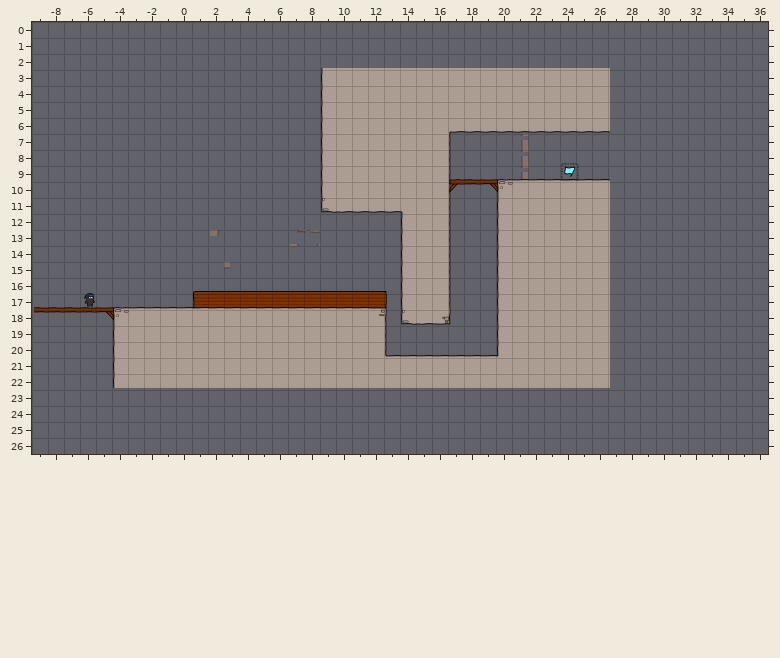
Two versions of a level (Tiled map, raw/levelconverter/maps/l03.tmx). The picture above was drawn from the file before the commit.
Cells are 40x40 px. Shown: x -9..36, y 0..26. The old version is drawn lined up with the new one.
Once edited:
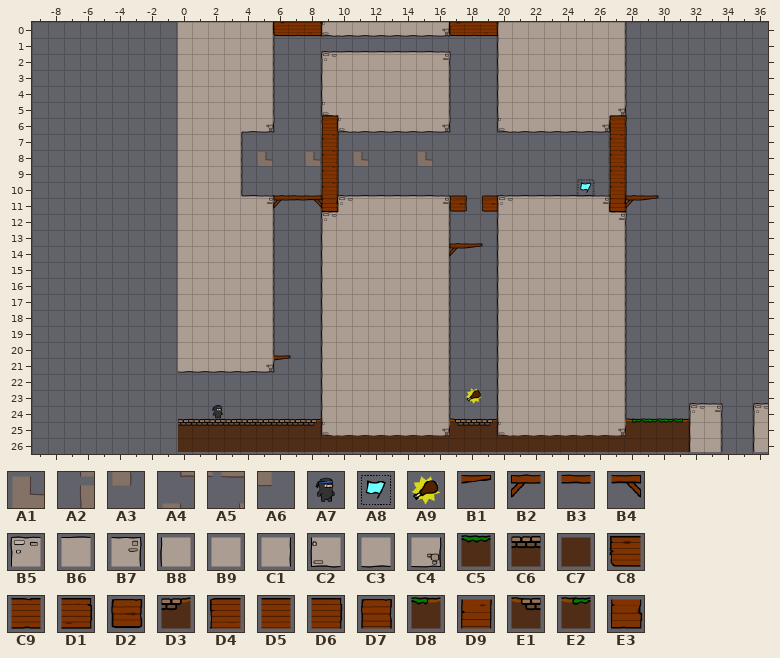
Key: from "background": A1 5, A2 10, A3 25, A4 30, A5 31, A6 42; from "objectpalette": A7 0, A8 1, A9 13; from "world1": B1 7, B2 12, B3 13, B4 14, B5 32, B6 33, B7 34, B8 40, B9 41, C1 42, C2 48, C3 49, C4 50, C5 65, C6 69, C7 77, C8 88, C9 89, D1 90, D2 91, D3 93, D4 96, D5 97, D6 98, D7 99, D8 101, D9 107, E1 108, E2 109, E3 115.
__ is an empty cell, .. an unchanged one.
Diff:
map size 36x20 -> 37x27 cells (old content now starts at -9,3; both pictures use the new coordinates)
--- layer "bg"
@@ x 5..21 @@
- 7 .. .. .. .. .. .. .. .. A1 .. .. A1 .. .. .. .. A2
- 8 __ .. .. __ .. .. __ .. .. .. __ .. .. .. .. .. A2
- 9 .. .. .. .. .. .. .. .. .. .. .. .. .. .. .. .. A2
+ 7 .. .. .. .. .. .. .. .. __ .. .. __ .. .. .. .. __
+ 8 A1 .. .. A1 .. .. A1 .. .. .. A1 .. .. .. .. .. __
+ 9 .. .. .. .. .. .. .. .. .. .. .. .. .. .. .. .. __
@@ x 2..8 @@
-13 A3 .. .. .. .. A4 A5
+13 __ .. .. .. .. __ __
@@ x 3..3 @@
-15 A6
+15 __
--- layer "walls"
@@ x -9..36 @@
- 0 .. .. .. .. .. .. .. .. .. __ __ __ __ __ __ __ __ __ __ __ __ __ __ __ __ __ __ __ __ __ __ __ __ __ __ __ __ .. .. .. .. .. .. .. .. ..
- 1 .. .. .. .. .. .. .. .. .. __ __ __ __ __ __ .. .. .. .. .. .. .. .. .. .. .. .. .. .. __ __ __ __ __ __ __ __ .. .. .. .. .. .. .. .. ..
- 2 .. .. .. .. .. .. .. .. .. __ __ __ __ __ __ .. .. .. __ __ __ __ __ __ __ __ .. .. .. __ __ __ __ __ __ __ __ .. .. .. .. .. .. .. .. ..
- 3 .. .. .. .. .. .. .. .. .. __ __ __ __ __ __ .. .. .. .. .. .. .. .. .. .. B9 B9 B9 B9 B9 .. .. .. .. .. .. __ .. .. .. .. .. .. .. .. ..
- 4 .. .. .. .. .. .. .. .. .. __ __ __ __ __ __ .. .. .. .. .. .. .. .. .. .. B9 B9 B9 B9 B9 .. .. .. .. .. .. __ .. .. .. .. .. .. .. .. ..
- 5 .. .. .. .. .. .. .. .. .. __ __ __ __ __ __ .. .. .. B8 .. .. .. .. .. .. B9 B9 B9 B9 B9 .. .. .. .. .. .. __ .. .. .. .. .. .. .. .. ..
- 6 .. .. .. .. .. .. .. .. .. __ __ __ __ __ __ .. .. .. B8 B9 B9 B9 B9 B9 B9 B9 C3 C3 C3 C3 .. .. .. .. .. C3 __ .. .. .. .. .. .. .. .. ..
- 7 .. .. .. .. .. .. .. .. .. __ __ __ __ .. .. .. .. .. B8 B9 B9 B9 B9 B9 B9 C1 .. .. .. .. .. .. .. .. .. .. __ .. .. .. .. .. .. .. .. ..
- 8 .. .. .. .. .. .. .. .. .. __ __ __ __ .. .. .. .. .. B8 B9 B9 B9 B9 B9 B9 C1 .. .. .. .. .. .. .. .. .. .. __ .. .. .. .. .. .. .. .. ..
- 9 .. .. .. .. .. .. .. .. .. __ __ __ __ .. .. .. .. .. B8 B9 B9 B9 B9 B9 B9 C1 .. .. .. .. .. .. .. .. .. .. __ .. .. .. .. .. .. .. .. ..
-10 .. .. .. .. .. .. .. .. .. __ __ __ __ .. .. .. .. .. B8 B9 B9 B9 B9 B9 B9 C1 B2 B3 B4 B5 B6 B6 B6 B6 B6 B6 __ .. .. .. .. .. .. .. .. ..
-11 .. .. .. .. .. .. .. .. .. __ __ __ __ __ __ __ __ __ C2 C3 C3 C3 C3 B9 B9 C1 __ .. __ B8 B9 B9 B9 B9 B9 B9 __ __ __ .. .. .. .. .. .. ..
-12 .. .. .. .. .. .. .. .. .. __ __ __ __ __ __ .. .. .. __ __ __ __ __ B8 .. .. .. .. .. .. .. .. .. .. .. .. __ .. .. .. .. .. .. .. .. ..
-13 .. .. .. .. .. .. .. .. .. __ __ __ __ __ __ .. .. .. __ __ __ __ __ B8 .. .. .. .. .. .. .. .. .. .. .. .. __ .. .. .. .. .. .. .. .. ..
-14 .. .. .. .. .. .. .. .. .. __ __ __ __ __ __ .. .. .. __ __ __ __ __ B8 .. .. __ __ .. .. .. .. .. .. .. .. __ .. .. .. .. .. .. .. .. ..
-15 .. .. .. .. .. .. .. .. .. __ __ __ __ __ __ .. .. .. __ __ __ __ __ B8 .. .. .. .. .. .. .. .. .. .. .. .. __ .. .. .. .. .. .. .. .. ..
-16 .. .. .. .. .. .. .. .. .. __ __ __ __ __ __ .. .. .. __ __ __ __ __ B8 .. .. .. .. .. .. .. .. .. .. .. .. __ .. .. .. .. .. .. .. .. ..
-17 .. .. .. .. .. .. .. .. .. __ D4 D5 D5 D5 D5 D5 D5 D5 D5 D5 D5 D6 __ B8 .. .. .. .. .. .. .. .. .. .. .. .. __ .. .. .. .. .. .. .. .. ..
-18 B3 B3 B3 B3 B4 B5 B6 B6 B6 B6 B6 B6 B6 B6 B6 B6 B6 B6 B6 B6 B6 B7 __ C2 C3 C4 .. .. .. .. .. .. .. .. .. .. __ .. .. .. .. .. .. .. .. ..
-19 .. .. .. .. .. B8 B9 B9 B9 .. .. .. .. .. B9 B9 B9 B9 B9 .. .. C1 __ __ __ __ .. .. .. .. .. .. .. .. .. .. __ .. .. .. .. .. .. .. .. ..
-20 .. .. .. .. .. B8 B9 B9 B9 .. .. .. .. .. B9 B9 B9 B9 B9 .. .. C1 __ __ __ __ .. .. .. .. .. .. .. .. .. .. __ .. .. .. .. .. .. .. .. ..
-21 .. .. .. .. .. B8 B9 B9 B9 B9 B9 B9 B9 B9 B9 B9 B9 B9 B9 .. .. .. B6 B6 B6 B6 B6 B6 B6 B9 .. .. .. .. .. .. __ .. .. .. .. .. .. .. .. ..
-22 .. .. .. .. .. B8 B9 B9 B9 B9 B9 B9 B9 B9 B9 B9 B9 B9 B9 .. .. .. .. .. .. B9 B9 B9 B9 B9 .. .. .. .. .. .. __ .. .. .. .. .. .. .. .. ..
-23 .. .. .. .. .. .. .. .. .. .. .. .. .. .. .. .. .. .. __ __ __ __ __ __ __ __ .. .. .. __ __ __ __ __ __ __ __ .. .. .. .. .. .. .. .. ..
-24 .. .. .. .. .. .. .. .. .. .. .. .. .. .. .. .. .. .. __ __ __ __ __ __ __ __ .. .. .. __ __ __ __ __ __ __ __ .. .. .. .. __ __ .. .. __
-25 .. .. .. .. .. .. .. .. .. __ __ __ __ __ __ __ __ __ __ __ __ __ __ __ __ __ __ __ __ __ __ __ __ __ __ __ __ __ __ __ __ __ __ .. .. __
-26 .. .. .. .. .. .. .. .. .. __ __ __ __ __ __ __ __ __ __ __ __ __ __ __ __ __ __ __ __ __ __ __ __ __ __ __ __ __ __ __ __ __ __ .. .. __
+ 0 .. .. .. .. .. .. .. .. .. B9 B9 B9 B9 B9 C1 C8 C9 D1 C2 C3 C3 C3 C3 C3 C3 C4 C8 C9 D1 B8 B9 B9 B9 B9 B9 B9 C1 .. .. .. .. .. .. .. .. ..
+ 1 .. .. .. .. .. .. .. .. .. B9 B9 B9 B9 B9 C1 .. .. .. .. .. .. .. .. .. .. .. .. .. .. B8 B9 B9 B9 B9 B9 B9 C1 .. .. .. .. .. .. .. .. ..
+ 2 .. .. .. .. .. .. .. .. .. B9 B9 B9 B9 B9 C1 .. .. .. B5 B6 B6 B6 B6 B6 B6 B7 .. .. .. B8 B9 B9 B9 B9 B9 B9 C1 .. .. .. .. .. .. .. .. ..
+ 3 .. .. .. .. .. .. .. .. .. B9 B9 B9 B9 B9 C1 .. .. .. .. .. .. .. .. .. .. C1 __ __ __ B8 .. .. .. .. .. .. C1 .. .. .. .. .. .. .. .. ..
+ 4 .. .. .. .. .. .. .. .. .. B9 B9 B9 B9 B9 C1 .. .. .. .. .. .. .. .. .. .. C1 __ __ __ B8 .. .. .. .. .. .. C1 .. .. .. .. .. .. .. .. ..
+ 5 .. .. .. .. .. .. .. .. .. B9 B9 B9 B9 B9 C1 .. .. .. C2 .. .. .. .. .. .. C1 __ __ __ B8 .. .. .. .. .. .. C4 .. .. .. .. .. .. .. .. ..
+ 6 .. .. .. .. .. .. .. .. .. B9 B9 B9 B9 C3 C4 .. .. .. D7 C2 C3 C3 C3 C3 C3 C4 __ __ __ C2 .. .. .. .. .. C4 D7 .. .. .. .. .. .. .. .. ..
+ 7 .. .. .. .. .. .. .. .. .. B9 B9 B9 C1 .. .. .. .. .. D9 __ __ __ __ __ __ __ .. .. .. .. .. .. .. .. .. .. D9 .. .. .. .. .. .. .. .. ..
+ 8 .. .. .. .. .. .. .. .. .. B9 B9 B9 C1 .. .. .. .. .. D9 __ __ __ __ __ __ __ .. .. .. .. .. .. .. .. .. .. D9 .. .. .. .. .. .. .. .. ..
+ 9 .. .. .. .. .. .. .. .. .. B9 B9 B9 C1 .. .. .. .. .. D9 __ __ __ __ __ __ __ .. .. .. .. .. .. .. .. .. .. D9 .. .. .. .. .. .. .. .. ..
+10 .. .. .. .. .. .. .. .. .. B9 B9 B9 C1 .. .. .. .. .. D9 __ __ __ __ __ __ __ __ __ __ __ __ __ __ __ __ __ D9 .. .. .. .. .. .. .. .. ..
+11 .. .. .. .. .. .. .. .. .. B9 B9 B9 B9 B6 B7 B2 B3 B4 E3 B5 B6 B6 B6 B6 B6 B7 D2 .. D2 B5 B6 B6 B6 B6 B6 B7 E3 B2 B1 .. .. .. .. .. .. ..
+12 .. .. .. .. .. .. .. .. .. B9 B9 B9 B9 B9 C1 .. .. .. B5 B9 B9 B9 B9 B9 .. .. .. .. .. .. .. .. .. .. .. .. B7 .. .. .. .. .. .. .. .. ..
+13 .. .. .. .. .. .. .. .. .. B9 B9 B9 B9 B9 C1 .. .. .. B8 B9 B9 B9 B9 B9 .. .. .. .. .. .. .. .. .. .. .. .. C1 .. .. .. .. .. .. .. .. ..
+14 .. .. .. .. .. .. .. .. .. B9 B9 B9 B9 B9 C1 .. .. .. B8 B9 B9 B9 B9 B9 .. .. B2 B1 .. .. .. .. .. .. .. .. C1 .. .. .. .. .. .. .. .. ..
+15 .. .. .. .. .. .. .. .. .. B9 B9 B9 B9 B9 C1 .. .. .. B8 B9 B9 B9 B9 B9 .. .. .. .. .. .. .. .. .. .. .. .. C1 .. .. .. .. .. .. .. .. ..
+16 .. .. .. .. .. .. .. .. .. B9 B9 B9 B9 B9 C1 .. .. .. B8 B9 B9 B9 B9 B9 .. .. .. .. .. .. .. .. .. .. .. .. C1 .. .. .. .. .. .. .. .. ..
+17 .. .. .. .. .. .. .. .. .. B9 B9 B9 B9 B9 C1 __ __ __ B8 B9 B9 B9 B9 B9 .. .. .. .. .. .. .. .. .. .. .. .. C1 .. .. .. .. .. .. .. .. ..
+18 __ __ __ __ __ __ __ __ __ B9 B9 B9 B9 B9 C1 __ __ __ B8 B9 B9 B9 B9 B9 B9 C1 .. .. .. .. .. .. .. .. .. .. C1 .. .. .. .. .. .. .. .. ..
+19 .. .. .. .. .. __ __ __ __ .. .. .. .. .. C1 __ __ __ B8 .. .. B9 B9 B9 B9 C1 .. .. .. .. .. .. .. .. .. .. C1 .. .. .. .. .. .. .. .. ..
+20 .. .. .. .. .. __ __ __ __ .. .. .. .. .. C1 __ __ __ B8 .. .. B9 B9 B9 B9 C1 .. .. .. .. .. .. .. .. .. .. C1 .. .. .. .. .. .. .. .. ..
+21 .. .. .. .. .. __ __ __ __ C3 C3 C3 C3 C3 C4 B1 __ __ B8 .. .. .. B9 B9 B9 C1 __ __ __ B8 .. .. .. .. .. .. C1 .. .. .. .. .. .. .. .. ..
+22 .. .. .. .. .. __ __ __ __ __ __ __ __ __ __ __ __ __ B8 .. .. .. .. .. .. C1 __ __ __ B8 .. .. .. .. .. .. C1 .. .. .. .. .. .. .. .. ..
+23 .. .. .. .. .. .. .. .. .. .. .. .. .. .. .. .. .. .. B8 B9 B9 B9 B9 B9 B9 C1 .. .. .. B8 B9 B9 B9 B9 B9 B9 C1 .. .. .. .. .. .. .. .. ..
+24 .. .. .. .. .. .. .. .. .. .. .. .. .. .. .. .. .. .. B8 B9 B9 B9 B9 B9 B9 C1 .. .. .. B8 B9 B9 B9 B9 B9 B9 C1 .. .. .. .. B5 B7 .. .. B5
+25 .. .. .. .. .. .. .. .. .. C6 C6 C6 C6 C6 C6 C6 C6 D3 C2 C3 C3 C3 C3 C3 C3 C4 E1 C6 D3 C2 C3 C3 C3 C3 C3 C3 C4 E2 C5 C5 D8 B8 C1 .. .. B8
+26 .. .. .. .. .. .. .. .. .. C7 C7 C7 C7 C7 C7 C7 C7 C7 C7 C7 C7 C7 C7 C7 C7 C7 C7 C7 C7 C7 C7 C7 C7 C7 C7 C7 C7 C7 C7 C7 C7 B8 C1 .. .. B8
--- layer "objects"
@@ x 24..25 @@
- 9 A8 ..
-10 .. __
+ 9 __ ..
+10 .. A8
@@ x -6..-6 @@
-17 A7
+17 __
@@ x 2..18 @@
-23 .. .. .. .. .. .. .. .. .. .. .. .. .. .. .. .. __
-24 __ .. .. .. .. .. .. .. .. .. .. .. .. .. .. .. ..
+23 .. .. .. .. .. .. .. .. .. .. .. .. .. .. .. .. A9
+24 A7 .. .. .. .. .. .. .. .. .. .. .. .. .. .. .. ..
